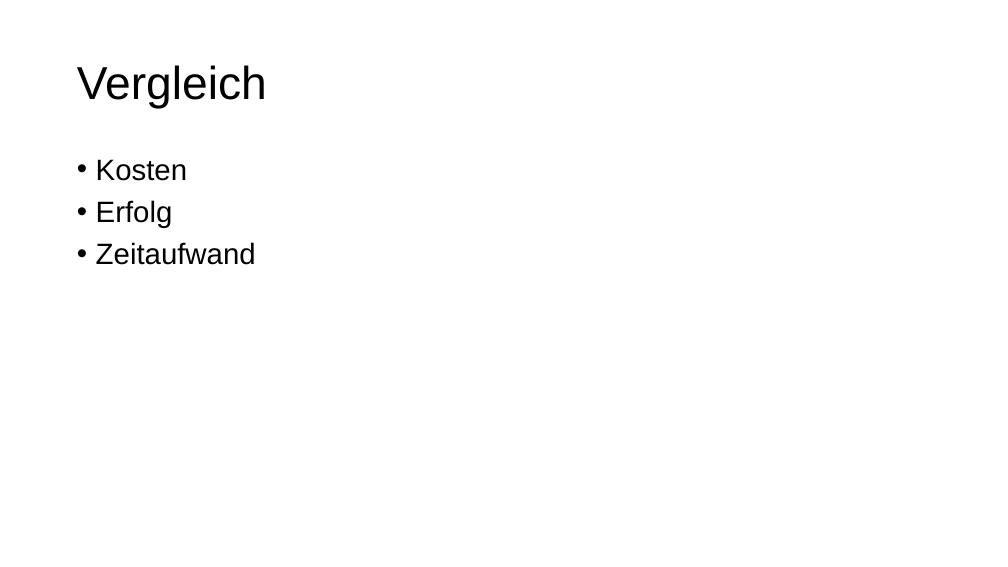
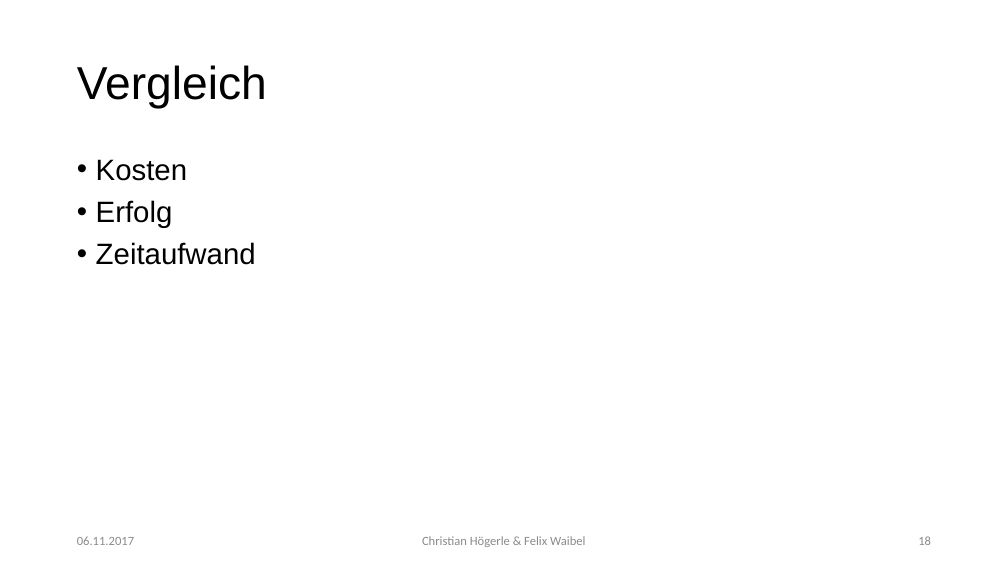
Before and after one commit to Fewa93/8vance, a slide deck: slide 18 of 8vance.pptx (slide 14 before the commit). Drawn at 1008x567 pixels with LibreOffice and Linux fonts; fonts in the diff are those of the drawing. Boxes give left, top, right and bottom in pixels: in the first picture for what was removed or moved away, otherwise in the second. Text is boxed around its words. In the diff, an @@ line names an element or a change of style, - is before the commit and + after.

```diff
--- a/8vance.pptx
+++ b/8vance.pptx
@@ text added at (77,536,134,545), 12 pt, text #8C8C8C @@
+06.11.2017
@@ text added at (422,536,585,547), 12 pt, text #8C8C8C @@
+Christian Högerle & Felix Waibel
@@ page number added at (918,536,931,545), 12 pt, text #8C8C8C @@
+18
```
Also in this commit, not shown: 8 other slides changed, 10 slides added, 5 slides removed, 8 other files.
